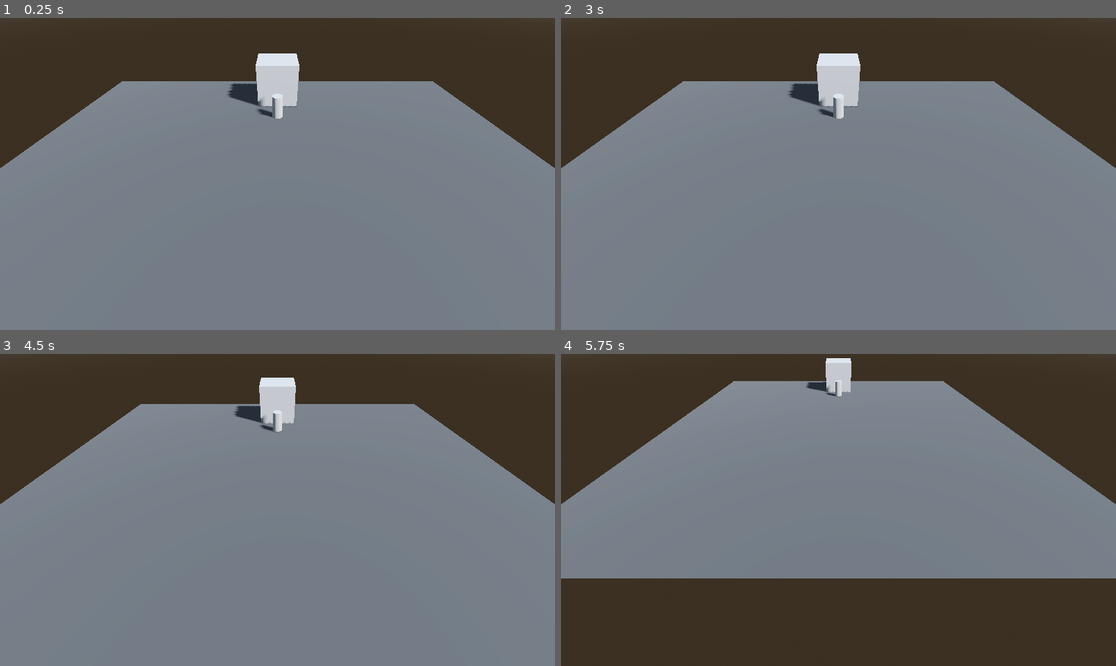
Above: before the commit, frames 1-4 (two rows, left to right).
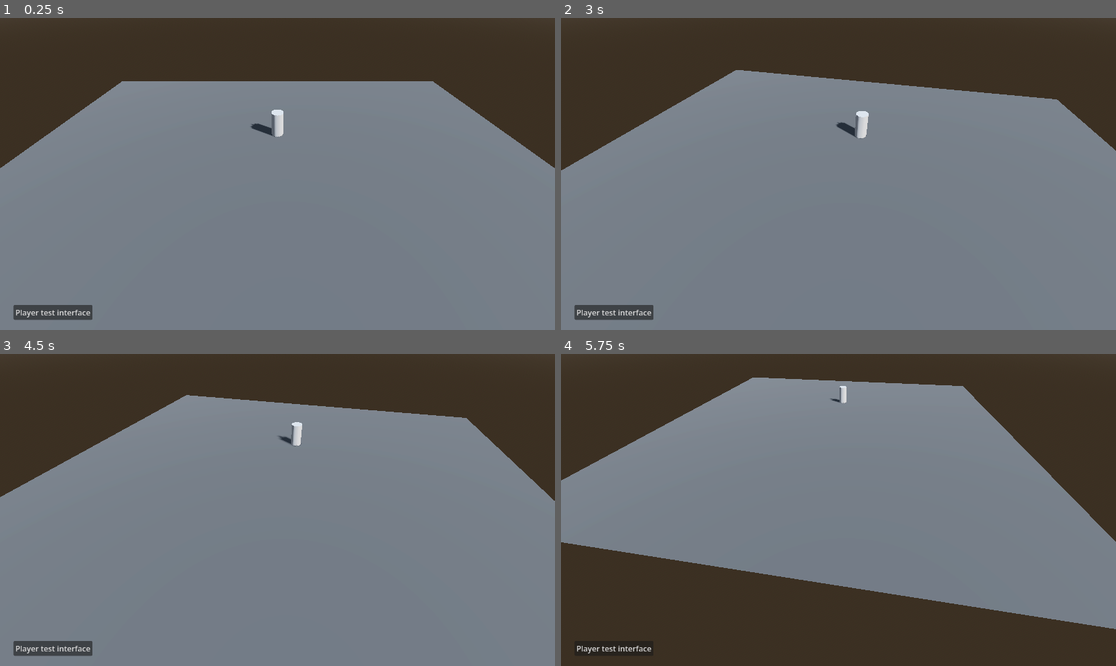
Above: after the commit, the same moments.

Repository: DenisLjubojevic/RTS-Practice
Game: Godot game, scene res://scenes/world.tscn
The game is run twice, just before and just after one commit, with the same random seed, the same clock (stepped at 60 frames per second) and the same inputs. Before the commit the project starts from res://world.tscn.
Inputs (mouse positions are in pixels of both pictures, inside the frame that each line leads up to):
- Up to frame 1 (0.25 s): no input
- Up to frame 2 (3 s): click (616, 311) at 0.5 s, where only the run after the commit has a clickable "Player test interface"; click (616, 311) at 1.25 s, where only the run after the commit has a clickable "Player test interface"; click (616, 311) at 2 s, where only the run after the commit has a clickable "Player test interface"; tap Enter at 2.75 s; move the mouse to (960, 158) at 2.77 s; hold Q (camera_rotate_left, bound only after the commit) from 2.78 s (still down); click (960, 158) at 2.92 s
- Up to frame 3 (4.5 s): tap E (camera_rotate_right, bound only after the commit) at 3.05 s; release Q (camera_rotate_left, bound only after the commit) at 3.5 s; tap Space at 3.5 s; drag from (166, 525) to (249, 572) at 3.52 s; move the mouse to (333, 441) at 4.27 s; hold S (camera_backward) from 4.28 s (still down); click (333, 441) at 4.42 s
- Up to frame 4 (5.75 s): tap E (camera_rotate_right, bound only after the commit) at 4.55 s; release S (camera_backward) at 5 s; drag from (810, 572) to (672, 463) at 5.02 s

The runs differ from the first frame. In frame 1, 2.5% of the frame differs, in the area x 2-54%, y 11-97%; in frame 2, 5.6%; in frame 3, 4.3%; in frame 4, 11%, in the area x 0-100%, y 1-96%.

Commit message:
basic select units

Diff:
--- a/rts-practice/project.godot
+++ b/rts-practice/project.godot
@@ -14,6 +14,10 @@
 run/main_scene="uid://r2v4hvo65njp"
 config/features=PackedStringArray("4.6", "Forward Plus")
 config/icon="res://icon.svg"
+
+[display]
+
+window/size/always_on_top=true
 
 [input]
 
@@ -49,6 +53,16 @@
 , Object(InputEventKey,"resource_local_to_scene":false,"resource_name":"","device":-1,"window_id":0,"alt_pressed":false …(186 unchanged characters)…
 ]
 }
+camera_rotate_left={
+"deadzone": 0.2,
+"events": [Object(InputEventKey,"resource_local_to_scene":false,"resource_name":"","device":-1,"window_id":0,"alt_pressed":false,"shift_pressed":false,"ctrl_pressed":false,"meta_pressed":false,"pressed":false,"keycode":0,"physical_keycode":81,"key_label":0,"unicode":113,"location":0,"echo":false,"script":null)
+]
+}
+camera_rotate_right={
+"deadzone": 0.2,
+"events": [Object(InputEventKey,"resource_local_to_scene":false,"resource_name":"","device":-1,"window_id":0,"alt_pressed":false,"shift_pressed":false,"ctrl_pressed":false,"meta_pressed":false,"pressed":false,"keycode":0,"physical_keycode":69,"key_label":0,"unicode":101,"location":0,"echo":false,"script":null)
+]
+}
 
 [physics]
 
--- /dev/null
+++ b/rts-practice/scenes/test_unit.tscn
@@ -0,0 +1,35 @@
+[gd_scene format=3 uid="uid://qa8g8ke1px6v"]
+
+[ext_resource type="Script" uid="uid://bbemmuma7m6c8" path="res://scripts/select_indicator.gd" id="1_x353t"]
+
+[sub_resource type="CylinderMesh" id="CylinderMesh_o0ck3"]
+
+[sub_resource type="BoxShape3D" id="BoxShape3D_x353t"]
+size = Vector3(1, 2, 1)
+
+[sub_resource type="StandardMaterial3D" id="StandardMaterial3D_x353t"]
+transparency = 3
+alpha_hash_scale = 0.4
+alpha_antialiasing_mode = 0
+albedo_color = Color(0.13846728, 0.37262028, 0.21838519, 1)
+
+[sub_resource type="CylinderMesh" id="CylinderMesh_knrx7"]
+material = SubResource("StandardMaterial3D_x353t")
+top_radius = 0.705
+height = 0.05
+
+[node name="testUnit" type="Node3D" unique_id=683897135]
+script = ExtResource("1_x353t")
+
+[node name="Unit" type="MeshInstance3D" parent="." unique_id=942542265]
+transform = Transform3D(1, 0, 0, 0, 1, 0, 0, 0, 1, 0, 1, 0)
+mesh = SubResource("CylinderMesh_o0ck3")
+
+[node name="CharacterBody3D" type="CharacterBody3D" parent="." unique_id=1975172324]
+
+[node name="CollisionShape3D" type="CollisionShape3D" parent="CharacterBody3D" unique_id=334519099]
+transform = Transform3D(1, 0, 0, 0, 1, 0, 0, 0, 1, 0, 1, 0)
+shape = SubResource("BoxShape3D_x353t")
+
+[node name="SelectionCircle" type="MeshInstance3D" parent="." unique_id=1705695394]
+mesh = SubResource("CylinderMesh_knrx7")
--- /dev/null
+++ b/rts-practice/scenes/world.tscn
@@ -0,0 +1,77 @@
+[gd_scene format=3 uid="uid://r2v4hvo65njp"]
+
+[ext_resource type="Script" uid="uid://csjt0ypip1noy" path="res://scripts/RTS_Camera.gd" id="1_nnsk1"]
+[ext_resource type="Script" uid="uid://csixfdlo3tnmc" path="res://scripts/player_interface.gd" id="1_rwgxs"]
+[ext_resource type="PackedScene" uid="uid://qa8g8ke1px6v" path="res://scenes/test_unit.tscn" id="3_4wyf3"]
+
+[sub_resource type="BoxShape3D" id="BoxShape3D_4wyf3"]
+size = Vector3(50, 1, 35)
+
+[sub_resource type="ProceduralSkyMaterial" id="ProceduralSkyMaterial_gv5m4"]
+sky_horizon_color = Color(0.66224277, 0.6717428, 0.6867428, 1)
+ground_horizon_color = Color(0.66224277, 0.6717428, 0.6867428, 1)
+
+[sub_resource type="Sky" id="Sky_f3sb7"]
+sky_material = SubResource("ProceduralSkyMaterial_gv5m4")
+
+[sub_resource type="Environment" id="Environment_fj7yv"]
+background_mode = 2
+sky = SubResource("Sky_f3sb7")
+tonemap_mode = 2
+glow_enabled = true
+
+[sub_resource type="StandardMaterial3D" id="StandardMaterial3D_gv5m4"]
+albedo_color = Color(0.25565878, 0.25565878, 0.25565878, 1)
+
+[sub_resource type="PlaneMesh" id="PlaneMesh_f3sb7"]
+
+[node name="World" type="Node3D" unique_id=1905051055]
+
+[node name="Player_Interface" type="Node2D" parent="." unique_id=699770115]
+script = ExtResource("1_rwgxs")
+metadata/_edit_lock_ = true
+
+[node name="NinePatchRect" type="NinePatchRect" parent="Player_Interface" unique_id=477816139]
+offset_right = 40.0
+offset_bottom = 40.0
+
+[node name="Interface" type="Button" parent="Player_Interface" unique_id=586176366]
+offset_left = 28.0
+offset_top = 596.0
+offset_right = 192.0
+offset_bottom = 627.0
+text = "Player test interface"
+
+[node name="camera_base" type="Node3D" parent="Player_Interface" unique_id=960262713]
+script = ExtResource("1_nnsk1")
+camera_move_speed = 25.0
+camera_zoom_speed = 45.0
+camera_automatic_pan_speed = 14.0
+
+[node name="camera_socket" type="Node3D" parent="Player_Interface/camera_base" unique_id=1992201555]
+transform = Transform3D(1, 0, 0, 0, 0.70710677, 0.70710677, 0, -0.70710677, 0.70710677, 0, 3, 0)
+
+[node name="Camera3D" type="Camera3D" parent="Player_Interface/camera_base/camera_socket" unique_id=1225464201]
+transform = Transform3D(1, 0, 0, 0, 1.0000001, 0, 0, 0, 1, 0, 0, 0)
+
+[node name="visible_units_ares3D" type="Area3D" parent="Player_Interface/camera_base" unique_id=525798243]
+transform = Transform3D(1, 0, 0, 0, 1, 0, 0, 0, 1, 0, 0, -3)
+
+[node name="CollisionShape3D" type="CollisionShape3D" parent="Player_Interface/camera_base/visible_units_ares3D" unique_id=224967401]
+transform = Transform3D(1, 0, 0, 0, 1, 0, 0, 0, 1, 0, 0.5, 0)
+shape = SubResource("BoxShape3D_4wyf3")
+
+[node name="WorldEnvironment" type="WorldEnvironment" parent="." unique_id=1364113326]
+environment = SubResource("Environment_fj7yv")
+
+[node name="DirectionalLight3D" type="DirectionalLight3D" parent="." unique_id=743753543]
+transform = Transform3D(-0.53054255, 0.50903517, 0.67779636, 0.014754667, -0.79394346, 0.6078126, 0.8475299, 0.3324711, 0.41371015, 8, 8, 19)
+shadow_enabled = true
+
+[node name="Field" type="MeshInstance3D" parent="." unique_id=143201396]
+transform = Transform3D(20, 0, 0, 0, 20, 0, 0, 0, 20, 0, 0, 0)
+material_override = SubResource("StandardMaterial3D_gv5m4")
+mesh = SubResource("PlaneMesh_f3sb7")
+
+[node name="testUnit" parent="." unique_id=683897135 instance=ExtResource("3_4wyf3")]
+transform = Transform3D(1, 0, 0, 0, 1, 0, 0, 0, 1, 0, 0, -8)
--- a/rts-practice/RTS_Camera.gd
+++ b/rts-practice/scripts/RTS_Camera.gd
@@ -3,12 +3,17 @@
 #camera_move
 @export_range(0, 100, 1) var camera_move_speed: float = 20.0
 
+#camera_rotate
+var camera_rotation_direction: int = 0
+@export_range(0, 10, 0.1) var camera_rotation_speed: float = 0.2
+@export_range(0, 20, 1) var camera_base_rotation_speed: float = 6
+
 # camera_zoom
-var camera_zoom_direction: float = 0
+var camera_zoom_direction: int = 0
 @export_range(0, 100, 1) var camera_zoom_speed = 40.0
 @export_range(0, 100, 1) var camera_zoom_min = 10.0
 @export_range(0, 100, 1) var camera_zoom_max = 25.0
-@export_range(0, 2, 0.1) var camera_zoom_demp = 0.92
+@export_range(0, 2, 0.1) var camera_zoom_damp = 0.92
 
 # camera_pan
 @export_range(0, 32, 4) var camera_automatic_pan_margin: int = 16
@@ -18,7 +23,11 @@
 var camera_can_process: bool = true
 var camera_can_move_base: bool = true
 var camera_can_zoom: bool = true
-var camera_can_automatic_pan: bool = true
+var camera_can_automatic_pan: bool = false
+var camera_can_rotate: bool = true
+
+# Internal Flag
+var camera_is_rotating_base: bool = false
 
 # Nodes
 @onready var camera_socket: Node3D = $camera_socket
@@ -33,12 +42,22 @@
 	camera_base_move(delta)
 	camera_zoom(delta)
 	camera_automatic_pan(delta)
+	camera_base_rotate(delta)
 
 func _unhandled_input(event: InputEvent) -> void:
 	if event.is_action("zoom_in"):
 		camera_zoom_direction = -1
 	elif event.is_action("zoom_out"):
 		camera_zoom_direction = 1
+
+	if event.is_action_pressed("camera_rotate_left"):
+		camera_rotation_direction = 1
+		camera_is_rotating_base = true
+	elif event.is_action_pressed("camera_rotate_right"):
+		camera_rotation_direction = -1
+		camera_is_rotating_base = true
+	elif event.is_action_released("camera_rotate_left") or event.is_action_released("camera_rotate_right"):
+		camera_is_rotating_base = false
 
 
 # Move camera with WASD
@@ -53,14 +72,25 @@
 
 	position += velocity_direction.normalized() * delta * camera_move_speed
 
+# Camera base rotate
+func camera_base_rotate(delta: float) -> void:
+	if !camera_can_rotate or !camera_is_rotating_base: return
+
+	camera_base_rotate_left_right(delta, camera_rotation_direction * camera_base_rotation_speed)
+
+# Rotate base of the camera left / right
+func camera_base_rotate_left_right(delta: float, direction: int) -> void:
+	rotation.y += direction * camera_rotation_speed * delta
+
 # Zoom with the camera
 func camera_zoom(delta: float) -> void:
 	if !camera_can_zoom: return
 
 	var new_zoom: float = clamp(camera.position.z + camera_zoom_speed * camera_zoom_direction * delta, camera_zoom_min, camera_zoom_max)
 	camera.position.z = new_zoom
-	camera_zoom_direction *= camera_zoom_demp
+	camera_zoom_direction *= camera_zoom_damp
 
+# Move screen with mouse
 func camera_automatic_pan(delta: float) -> void:
 	if !camera_can_automatic_pan: return
 
--- /dev/null
+++ b/rts-practice/scripts/player_interface.gd
@@ -0,0 +1,81 @@
+extends Node2D
+
+# Nodes
+@onready var player_camera: Node3D = $camera_base
+@onready var player_camera_visibleunits_Area3D: Area3D = $camera_base/visible_units_ares3D
+
+# Variables
+@onready var visibleUnitsInArea: Dictionary =  {}
+var selectedUnits: Array = []
+
+# Dragging
+var drag_start: Vector2 = Vector2.ZERO
+var is_dragging: bool = false
+
+func _ready() -> void:
+	initalizeInterface()
+
+# detects when unit has entered visible area
+func unitEnterVisibleArea(unit: Node3D) -> void:
+	var unitId: int = unit.get_instance_id()
+
+	if visibleUnitsInArea.keys().has(unitId): return
+	visibleUnitsInArea[unitId] = unit.get_parent()
+
+# detects when unit has exited visible area
+func unitExitVisibleArea(unit: Node3D) -> void:
+	var unitId: int = unit.get_instance_id()
+
+	if !visibleUnitsInArea.keys().has(unitId): return
+	visibleUnitsInArea.erase(unitId)
+
+func initalizeInterface() -> void:
+	player_camera_visibleunits_Area3D.body_entered.connect(unitEnterVisibleArea)
+	player_camera_visibleunits_Area3D.body_exited.connect(unitExitVisibleArea)
+
+# select all unit in selectBox
+func selectUnits() -> void:
+	var drag_end: Vector2 = get_global_mouse_position()
+	var rect: Rect2 = Rect2(drag_start, drag_end - drag_start).abs()
+	var camera = get_viewport().get_camera_3d()
+
+	for unit in visibleUnitsInArea.values():
+		if !is_instance_valid(unit): continue
+		var screen_pos = camera.unproject_position(unit.global_position)
+		if rect.has_point(screen_pos):
+			unit.selected = true
+			if !selectedUnits.has(unit):
+				selectedUnits.append(unit)
+
+# deselect all units
+func deselectAllUnits() -> void:
+	for unit in selectedUnits:
+		if is_instance_valid(unit):
+			unit.selected = false
+	selectedUnits.clear()
+
+# detecting mouse left btn clicked
+func _input(event: InputEvent) -> void:
+	if event is InputEventMouseButton and event.button_index == MOUSE_BUTTON_LEFT:
+		if event.is_pressed():
+			drag_start = get_global_mouse_position()
+			is_dragging = true
+			deselectAllUnits()
+		else:
+			if is_dragging:
+				selectUnits()
+			is_dragging = false
+			queue_redraw()
+
+	if event is InputEventMouseMotion and is_dragging:
+		queue_redraw()
+
+# drawing selection box
+func _draw() -> void:
+	if !is_dragging: return
+
+	var drag_end = get_global_mouse_position()
+	var rect = Rect2(drag_start, drag_end - drag_start)
+
+	draw_rect(rect, Color(0.49, 0.81, 1.0, 0.15))
+	draw_rect(rect, Color(0.49, 0.81, 1.0, 0.9), false, 1.5)
--- /dev/null
+++ b/rts-practice/scripts/select_indicator.gd
@@ -0,0 +1,11 @@
+extends Node3D
+
+@onready var selection_circle = $SelectionCircle
+
+var selected: bool = false:
+	set(value):
+		selected = value
+		selection_circle.visible = value
+
+func _ready() -> void:
+	selection_circle.visible = false
--- a/rts-practice/world.tscn
+++ /dev/null
@@ -1,60 +0,0 @@
-[gd_scene format=3 uid="uid://r2v4hvo65njp"]
-
-[ext_resource type="Script" uid="uid://csjt0ypip1noy" path="res://RTS_Camera.gd" id="1_f3sb7"]
-
-[sub_resource type="ProceduralSkyMaterial" id="ProceduralSkyMaterial_gv5m4"]
-sky_horizon_color = Color(0.66224277, 0.6717428, 0.6867428, 1)
-ground_horizon_color = Color(0.66224277, 0.6717428, 0.6867428, 1)
-
-[sub_resource type="Sky" id="Sky_f3sb7"]
-sky_material = SubResource("ProceduralSkyMaterial_gv5m4")
-
-[sub_resource type="Environment" id="Environment_fj7yv"]
-background_mode = 2
-sky = SubResource("Sky_f3sb7")
-tonemap_mode = 2
-glow_enabled = true
-
-[sub_resource type="StandardMaterial3D" id="StandardMaterial3D_gv5m4"]
-albedo_color = Color(0.25565878, 0.25565878, 0.25565878, 1)
-
-[sub_resource type="PlaneMesh" id="PlaneMesh_f3sb7"]
-
-[sub_resource type="BoxMesh" id="BoxMesh_fj7yv"]
-
-[sub_resource type="CylinderMesh" id="CylinderMesh_tlwt5"]
-
-[node name="World" type="Node3D" unique_id=1905051055]
-
-[node name="WorldEnvironment" type="WorldEnvironment" parent="." unique_id=1364113326]
-environment = SubResource("Environment_fj7yv")
-
-[node name="DirectionalLight3D" type="DirectionalLight3D" parent="." unique_id=743753543]
-transform = Transform3D(-0.53054255, 0.50903517, 0.67779636, 0.014754667, -0.79394346, 0.6078126, 0.8475299, 0.3324711, 0.41371015, 8, 8, 19)
-shadow_enabled = true
-
-[node name="Field" type="MeshInstance3D" parent="." unique_id=143201396]
-transform = Transform3D(20, 0, 0, 0, 20, 0, 0, 0, 20, 0, 0, 0)
-material_override = SubResource("StandardMaterial3D_gv5m4")
-mesh = SubResource("PlaneMesh_f3sb7")
-
-[node name="Base" type="MeshInstance3D" parent="." unique_id=96664631]
-transform = Transform3D(4, 0, 0, 0, 4, 0, 0, 0, 4, 0, 1.9392852, -15)
-mesh = SubResource("BoxMesh_fj7yv")
-
-[node name="Unit" type="MeshInstance3D" parent="." unique_id=979447158]
-transform = Transform3D(1, 0, 0, 0, 1, 0, 0, 0, 1, 0, 1, -11)
-mesh = SubResource("CylinderMesh_tlwt5")
-
-[node name="camera_base" type="Node3D" parent="." unique_id=960262713]
-script = ExtResource("1_f3sb7")
-camera_move_speed = 25.0
-camera_zoom_speed = 45.0
-camera_zoom_demp = 0.9
-camera_automatic_pan_speed = 14.0
-
-[node name="camera_socket" type="Node3D" parent="camera_base" unique_id=1992201555]
-transform = Transform3D(1, 0, 0, 0, 0.70710677, 0.70710677, 0, -0.70710677, 0.70710677, 0, 3, 0)
-
-[node name="Camera3D" type="Camera3D" parent="camera_base/camera_socket" unique_id=1225464201]
-transform = Transform3D(1, 0, 0, 0, 1.0000001, 0, 0, 0, 1, 0, 0, 0)
Renamed: rts-practice/RTS_Camera.gd.uid -> rts-practice/scripts/RTS_Camera.gd.uid
Not shown, added: rts-practice/scripts/player_interface.gd.uid
Not shown, added: rts-practice/scripts/select_indicator.gd.uid
